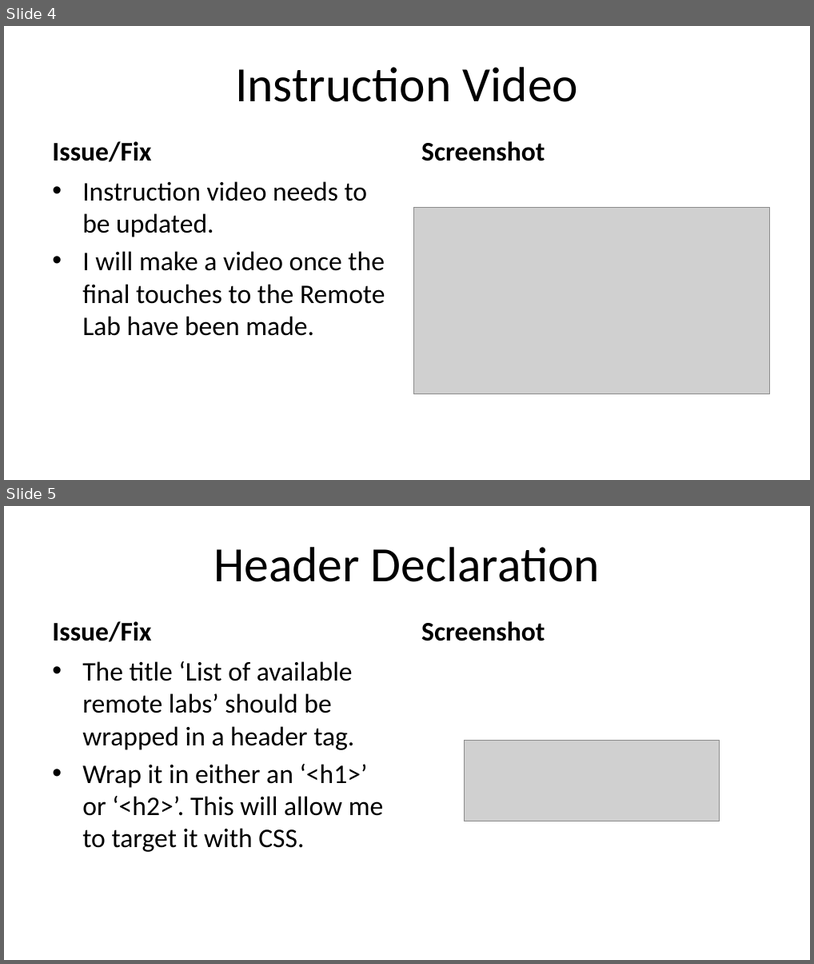
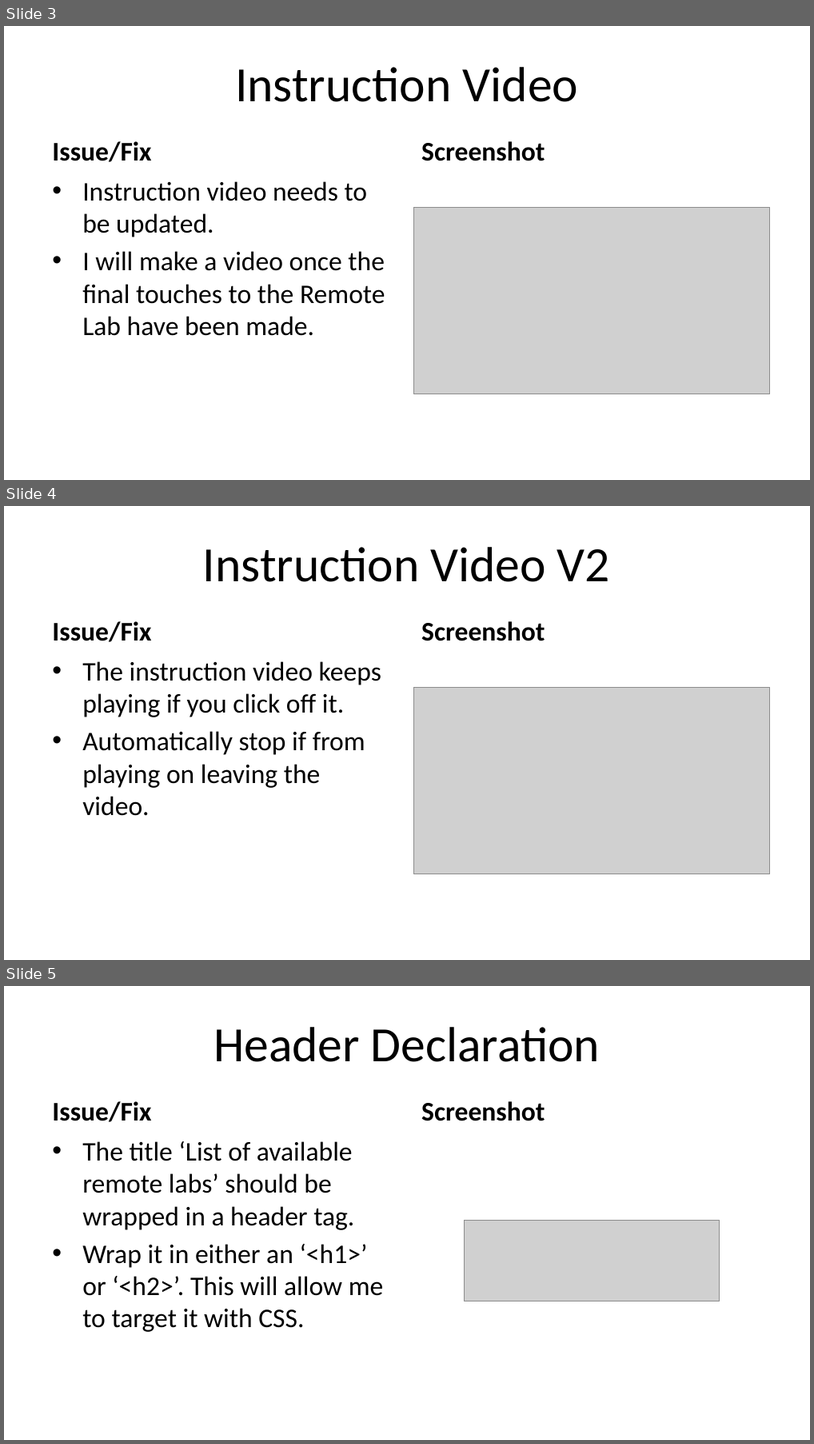
Before and after one commit to Jmackas/Proctoring_Revamp, a slide deck: remotelab/Remote Labs Suggested Changes.pptx. Shown one above the other, each under a label of ours: slides 4 and 5 before the commit, slides 3, 4 and 5 after it. The pictures are 814x964 and 814x1444 pixels, drawn with LibreOffice and Linux fonts; fonts in the diff are those of the drawing; grey boxes stand for pictures. Boxes give left, top, right and bottom in pixels: in the first picture for what was removed or moved away, otherwise in the second. Text is boxed around its words. In the diff, an @@ line names an element or a change of style, - is before the commit and + after.

```diff
--- a/remotelab/Remote Labs Suggested Changes.pptx
+++ b/remotelab/Remote Labs Suggested Changes.pptx
@@ slide 4 added at [4, 506, 810, 960], background #FFFFFF @@
@@ title added at [203, 547, 610, 582], 44 pt, text #000000 @@
+Instruction Video V2
@@ text added at [52, 621, 151, 642], 24 pt, text #000000, bold @@
+Issue/Fix
@@ text added at [422, 621, 545, 641], 24 pt, text #000000, bold @@
+Screenshot
@@ text added at [82, 661, 382, 816], 24 pt, text #000000 @@
+• The instruction video keeps playing if you click off it.
+• Automatically stop if from playing on leaving the video.
@@ picture added at [414, 688, 770, 874] @@
@@ what was slide 4 is now slide 3 @@
```
Also in this commit, not shown: 5 other slides added, 1 other file.
